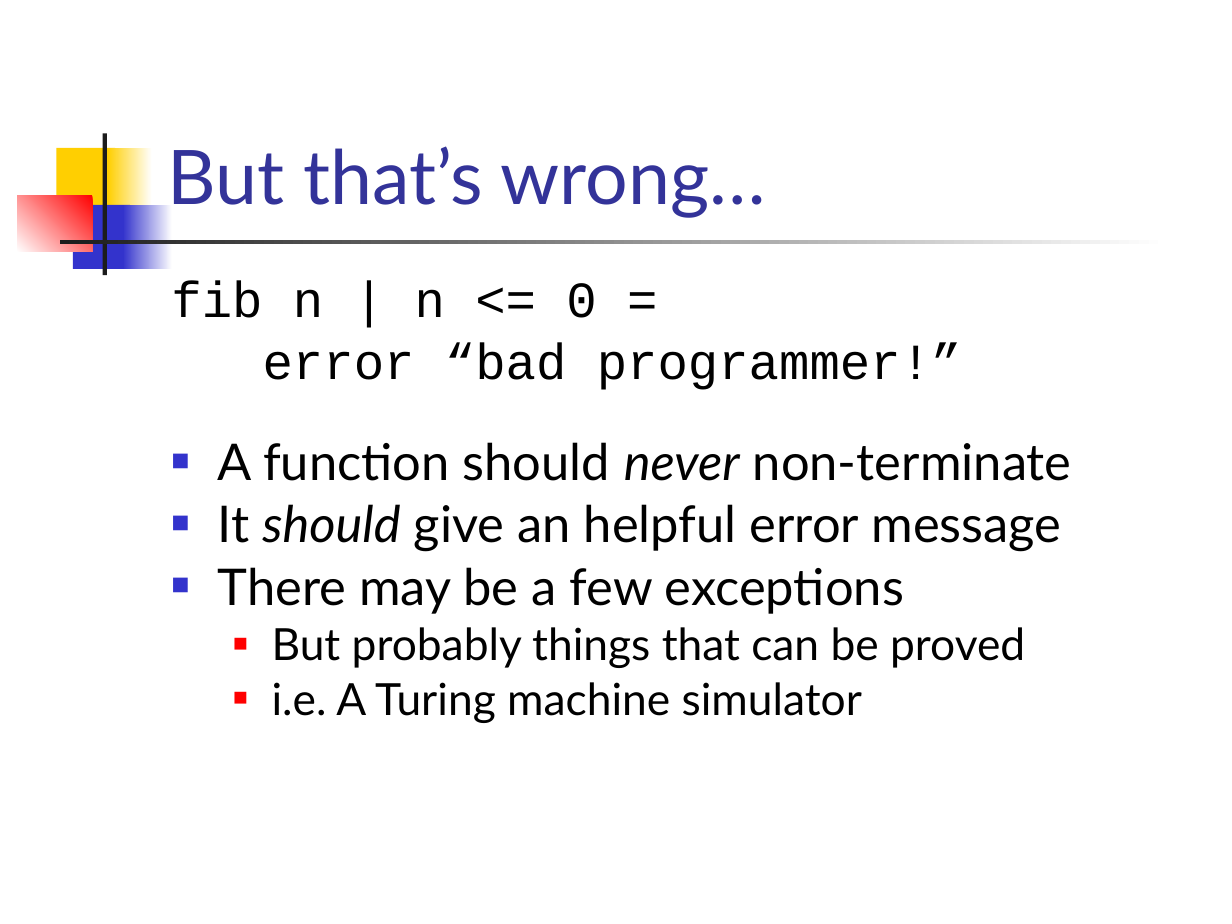
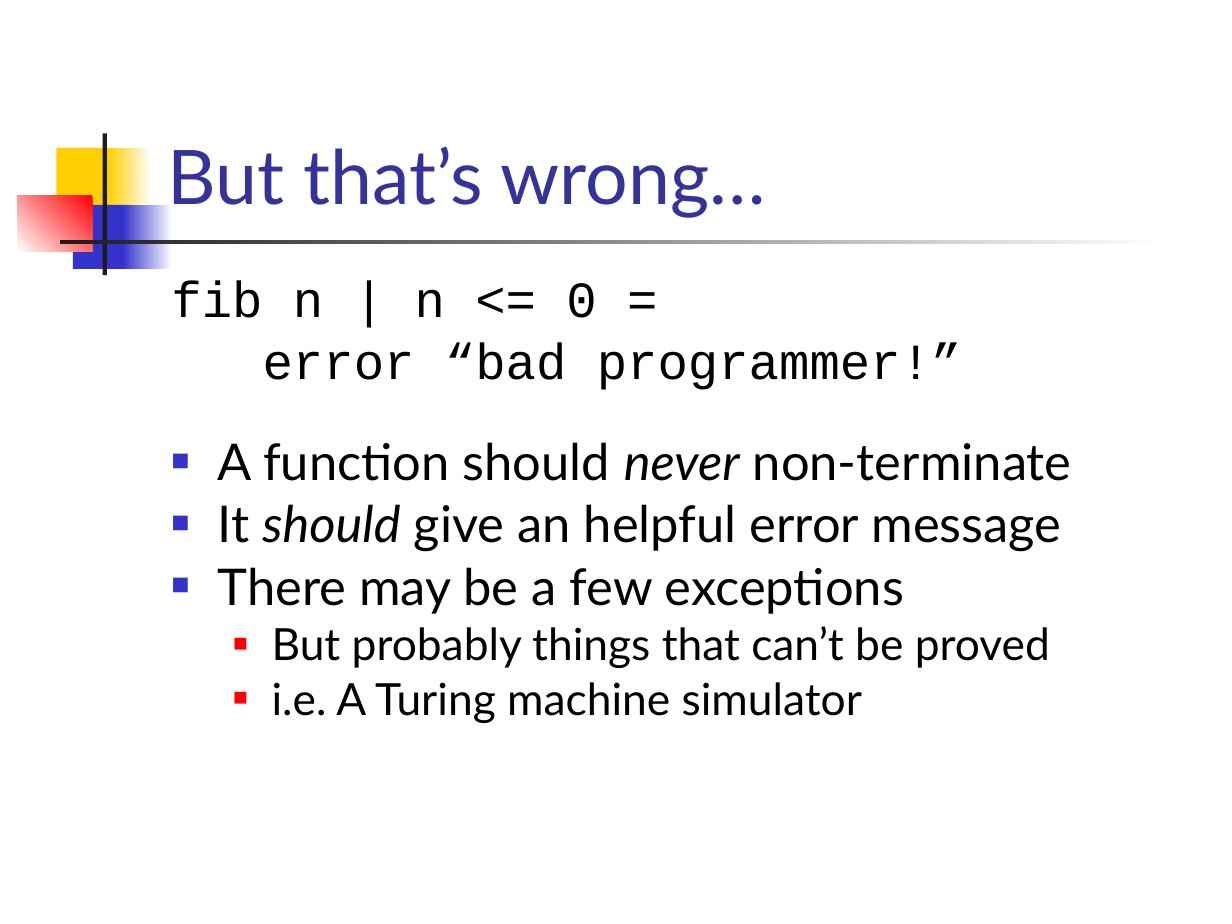
Before and after one commit to ndmitchell/catch, a slide deck: slide 5 of academic/plasma-presentation-termination/catch.ppt. Drawn at 1232x924 pixels with LibreOffice and Linux fonts; fonts in the diff are those of the drawing. Boxes give left, top, right and bottom in pixels: in the first picture for what was removed or moved away, otherwise in the second. Text is boxed around its words. In the diff, an @@ line names an element or a change of style, - is before the commit and + after.

```diff
--- a/academic/plasma-presentation-termination/catch.ppt
+++ b/academic/plasma-presentation-termination/catch.ppt
@@ text at [272, 626, 1050, 668]: text changed @@
-  ■ But probably things that can be proved
+  ■ But probably things that can’t be proved
```
Also in this commit, not shown: 2 slides added, 3 slides removed, 1 other file.
